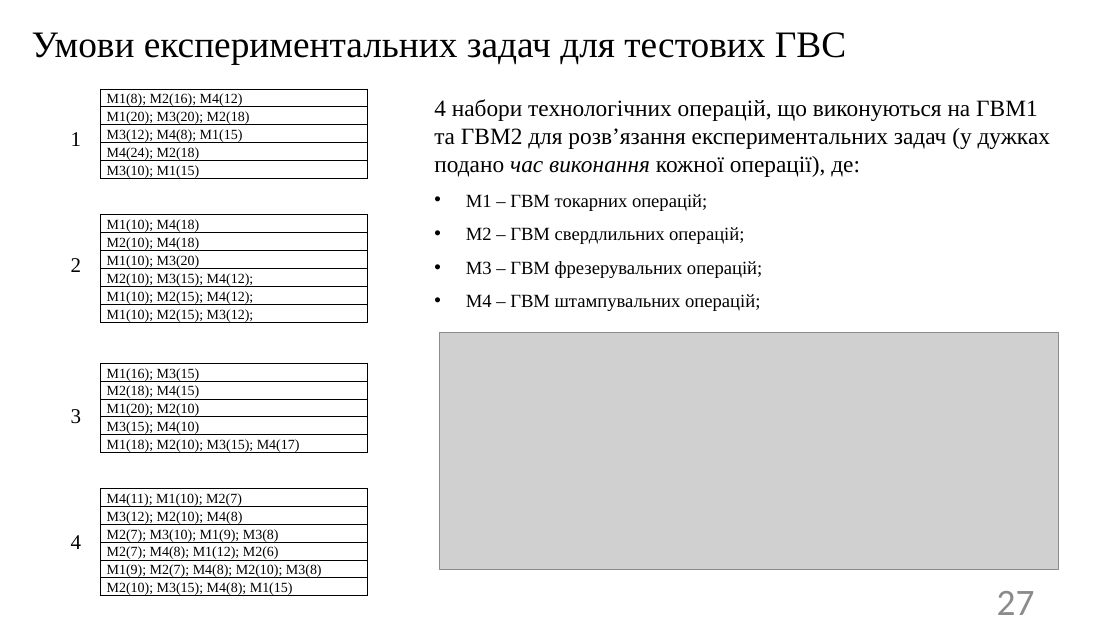
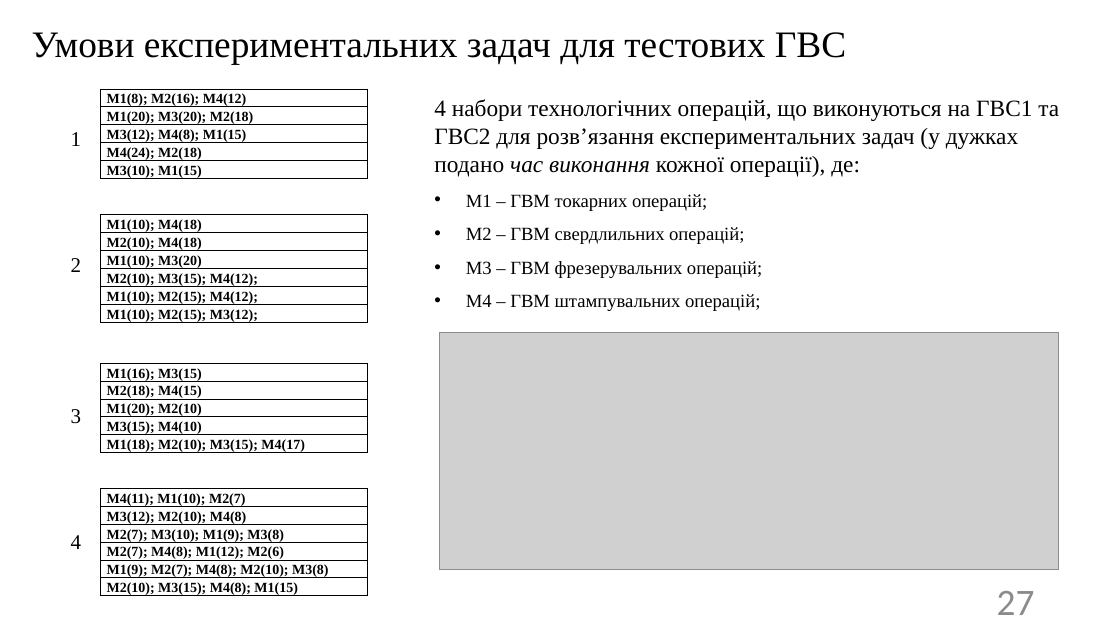
Before and after one commit to SPS-ik/diss, a slide deck: slide 27 of !pres.pptx. Drawn at 1120x630 pixels with LibreOffice and Linux fonts; fonts in the diff are those of the drawing; grey boxes stand for pictures. Boxes give left, top, right and bottom in pixels: in the first picture for what was removed or moved away, otherwise in the second. Text is boxed around its words. In the diff, an @@ line names an element or a change of style, - is before the commit and + after.

```diff
--- a/!pres.pptx
+++ b/!pres.pptx
@@ table at (100, 89, 367, 182) @@
@@ bold on @@
@@ text at (434, 99, 1059, 177): text changed @@
-4 набори технологічних операцій, що виконуються на ГВМ1 та ГВМ2 для розв’язання експериментальних задач (у дужках подано час виконання кожної операції), де:
+4 набори технологічних операцій, що виконуються на ГВС1 та ГВС2 для розв’язання експериментальних задач (у дужках подано час виконання кожної операції), де:
@@ table at (100, 215, 367, 326) @@
@@ bold on @@
@@ table at (100, 363, 367, 456) @@
@@ bold on @@
@@ table at (100, 489, 367, 599) @@
@@ bold on @@
```
Also in this commit, not shown: 10 other slides changed.
